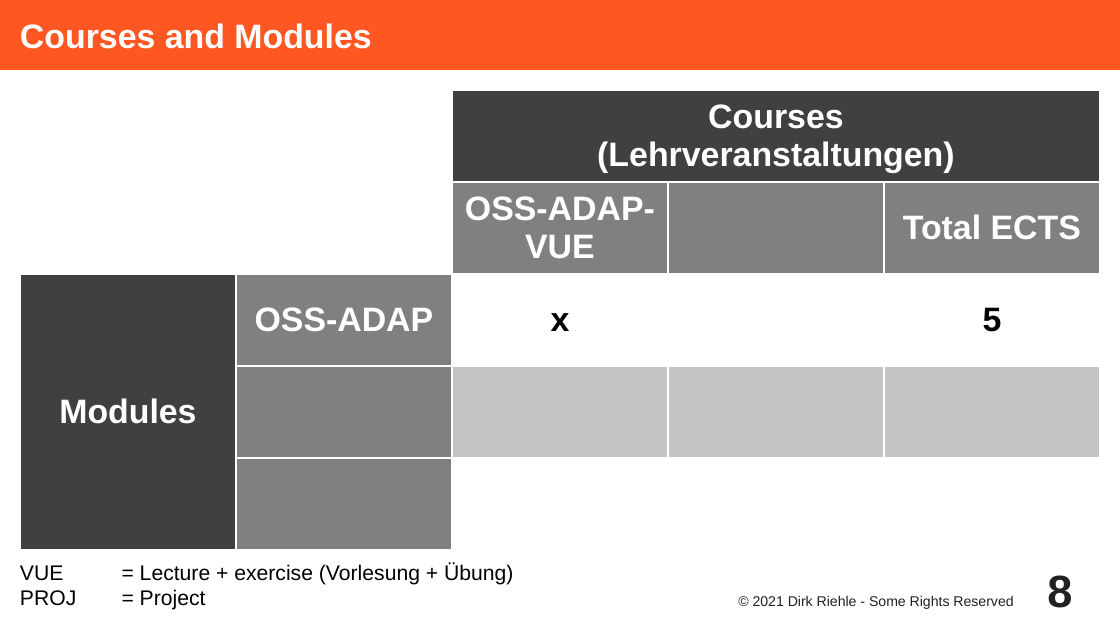
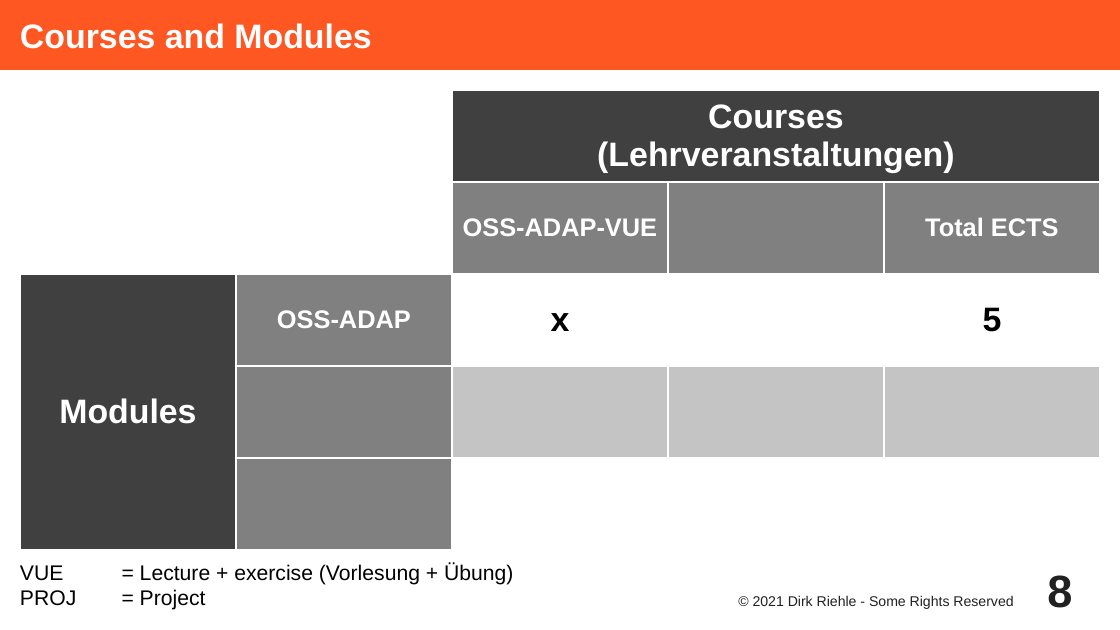
Before and after one commit to dirkriehle/adap-course, a slide deck: slide 8 of Lecture Slides/ADAP A01 - Course Introduction.odp. Drawn at 1120x630 pixels with LibreOffice and Linux fonts; fonts in the diff are those of the drawing. Boxes give left, top, right and bottom in pixels: in the first picture for what was removed or moved away, otherwise in the second. Text is boxed around its words. In the diff, an @@ line names an element or a change of style, - is before the commit and + after.

```diff
--- a/Lecture Slides/ADAP A01 - Course Introduction.odp
+++ b/Lecture Slides/ADAP A01 - Course Introduction.odp
@@ table at (20,90,1103,551) @@
@@ size 24 to 18 pt in "OSS-ADAP-VUE", "Total ECTS", "OSS-ADAP" @@
```
Also in this commit, not shown: 1 other slide changed, 3 other files.
